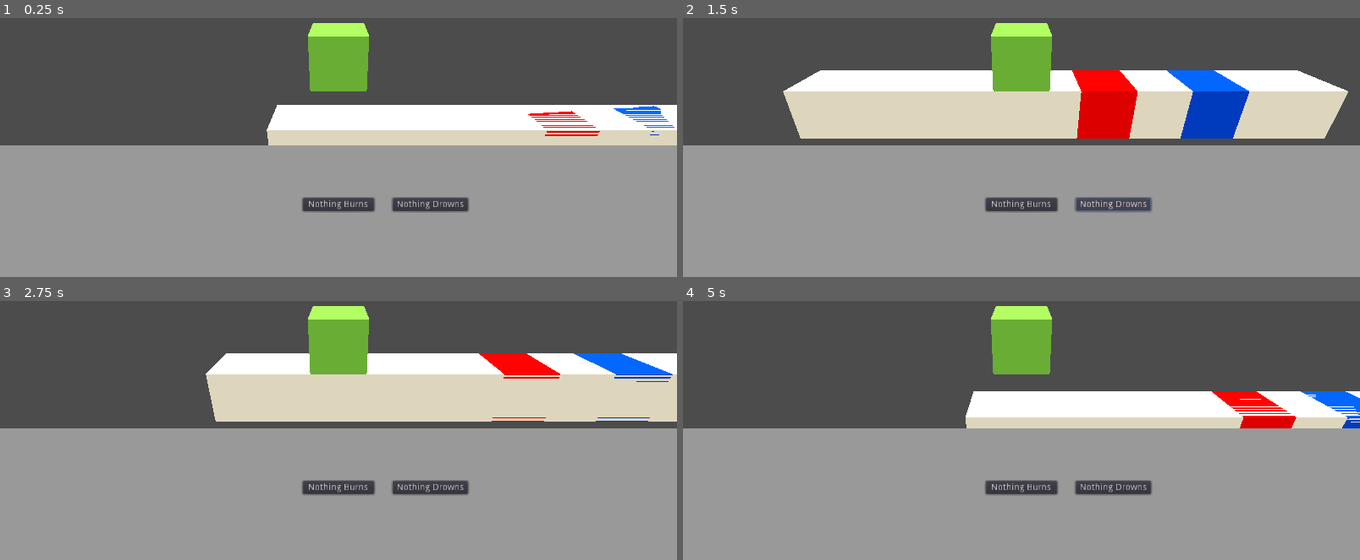
Above: before the commit, frames 1-4 (two rows, left to right).
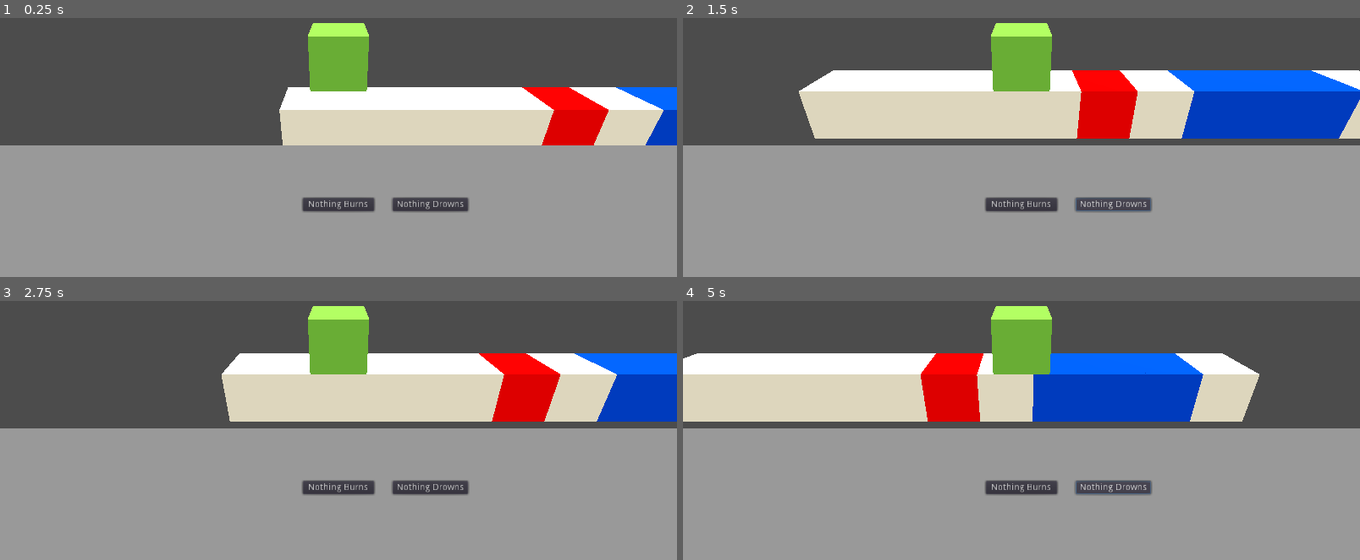
Above: after the commit, the same moments.

Repository: adngdb/ldjam45
Game: Godot game, scene res://Scenes/Main.tscn
The game is run twice, just before and just after one commit, with the same random seed, the same clock (stepped at 60 frames per second) and the same inputs.
Inputs:
- Up to frame 1 (0.25 s): no input
- Up to frame 2 (1.5 s): click "Nothing Burns" at 0.5 s; click "Nothing Drowns" at 1.25 s
- Up to frame 3 (2.75 s): click "Nothing Burns" at 2 s
- Up to frame 4 (5 s): click "Nothing Drowns" at 2.75 s; click "Nothing Burns" at 3.5 s; click "Nothing Drowns" at 4.25 s

The runs differ from the first frame. In frame 1, 9.5% of the frame differs, in the area x 39-100%, y 26-50%; in frame 2, 5.4%; in frame 3, 4.0%; in frame 4, 25%, in the area x 0-100%, y 20-75%.

Commit message:
Water is floor, sometimes

Diff:
--- a/Scenes/Level00.tscn
+++ b/Scenes/Level00.tscn
@@ -10,7 +10,7 @@
 [node name="Level00" type="Spatial"]
 
 [node name="MeshInstance" type="MeshInstance" parent="."]
-transform = Transform( 10, 0, 0, 0, 1, 0, 0, 0, 1, 8.4543, 0, 0 )
+editor/display_folded = true
 mesh = SubResource( 1 )
 material/0 = null
 
@@ -20,8 +20,86 @@
 [node name="CollisionShape" type="CollisionShape" parent="MeshInstance/StaticBody"]
 shape = SubResource( 2 )
 
+[node name="MeshInstance2" type="MeshInstance" parent="."]
+editor/display_folded = true
+transform = Transform( 1, 0, 0, 0, 1, 0, 0, 0, 1, 2, 0, 0 )
+mesh = SubResource( 1 )
+material/0 = null
+
+[node name="StaticBody" type="StaticBody" parent="MeshInstance2"]
+collision_layer = 4
+
+[node name="CollisionShape" type="CollisionShape" parent="MeshInstance2/StaticBody"]
+shape = SubResource( 2 )
+
+[node name="MeshInstance3" type="MeshInstance" parent="."]
+editor/display_folded = true
+transform = Transform( 1, 0, 0, 0, 1, 0, 0, 0, 1, 4, 0, 0 )
+mesh = SubResource( 1 )
+material/0 = null
+
+[node name="StaticBody" type="StaticBody" parent="MeshInstance3"]
+collision_layer = 4
+
+[node name="CollisionShape" type="CollisionShape" parent="MeshInstance3/StaticBody"]
+shape = SubResource( 2 )
+
+[node name="MeshInstance4" type="MeshInstance" parent="."]
+editor/display_folded = true
+transform = Transform( 1, 0, 0, 0, 1, 0, 0, 0, 1, 6, 0, 0 )
+mesh = SubResource( 1 )
+material/0 = null
+
+[node name="StaticBody" type="StaticBody" parent="MeshInstance4"]
+collision_layer = 4
+
+[node name="CollisionShape" type="CollisionShape" parent="MeshInstance4/StaticBody"]
+shape = SubResource( 2 )
+
+[node name="MeshInstance5" type="MeshInstance" parent="."]
+editor/display_folded = true
+transform = Transform( 1, 0, 0, 0, 1, 0, 0, 0, 1, 8, 0, 0 )
+mesh = SubResource( 1 )
+material/0 = null
+
+[node name="StaticBody" type="StaticBody" parent="MeshInstance5"]
+collision_layer = 4
+
+[node name="CollisionShape" type="CollisionShape" parent="MeshInstance5/StaticBody"]
+shape = SubResource( 2 )
+
 [node name="Fire" parent="." instance=ExtResource( 1 )]
 transform = Transform( 1, 0, 0, 0, 1, 0, 0, 0, 1, 10, 0, 0 )
 
+[node name="MeshInstance6" type="MeshInstance" parent="."]
+editor/display_folded = true
+transform = Transform( 1, 0, 0, 0, 1, 0, 0, 0, 1, 12, 0, 0 )
+mesh = SubResource( 1 )
+material/0 = null
+
+[node name="StaticBody" type="StaticBody" parent="MeshInstance6"]
+collision_layer = 4
+
+[node name="CollisionShape" type="CollisionShape" parent="MeshInstance6/StaticBody"]
+shape = SubResource( 2 )
+
 [node name="Water" parent="." instance=ExtResource( 2 )]
-transform = Transform( 1, 0, 0, 0, 1, 0, 0, 0, 1, 13.9524, 0, 0 )
+transform = Transform( 1, 0, 0, 0, 1, 0, 0, 0, 1, 16, 0, 0 )
+
+[node name="Water3" parent="." instance=ExtResource( 2 )]
+transform = Transform( 1, 0, 0, 0, 1, 0, 0, 0, 1, 18, 0, 0 )
+
+[node name="Water2" parent="." instance=ExtResource( 2 )]
+transform = Transform( 1, 0, 0, 0, 1, 0, 0, 0, 1, 14, 0, 0 )
+
+[node name="MeshInstance7" type="MeshInstance" parent="."]
+editor/display_folded = true
+transform = Transform( 1, 0, 0, 0, 1, 0, 0, 0, 1, 20, 0, 0 )
+mesh = SubResource( 1 )
+material/0 = null
+
+[node name="StaticBody" type="StaticBody" parent="MeshInstance7"]
+collision_layer = 4
+
+[node name="CollisionShape" type="CollisionShape" parent="MeshInstance7/StaticBody"]
+shape = SubResource( 2 )
--- a/Scenes/Main.tscn
+++ b/Scenes/Main.tscn
@@ -10,7 +10,7 @@
 transform = Transform( -0.778903, 0.422419, 0.463544, 0.627071, 0.51328, 0.58594, 0.00958414, 0.747065, -0.664682, 0, 17.6372, 0 )
 
 [node name="Player" parent="." instance=ExtResource( 1 )]
-transform = Transform( 1, 0, 0, 0, 1, 0, 0, 0, 1, 0, 3.86656, 0 )
+transform = Transform( 1, 0, 0, 0, 1, 0, 0, 0, 1, 0, 3, 0 )
 
 [node name="Camera" type="Camera" parent="Player"]
 transform = Transform( 1, 0, 0, 0, 0.917082, 0.3987, 0, -0.3987, 0.917082, 0, 3.37084, 10 )
--- a/Scenes/Water.tscn
+++ b/Scenes/Water.tscn
@@ -1,16 +1,16 @@
 [gd_scene load_steps=6 format=2]
 
-[ext_resource path="res://Scripts/Element.gd" type="Script" id=1]
+[ext_resource path="res://Scripts/Water.gd" type="Script" id=1]
 
 [sub_resource type="BoxShape" id=1]
-extents = Vector3( 1, 1.68539, 1 )
+margin = 0.001
 
-[sub_resource type="BoxShape" id=2]
+[sub_resource type="CubeMesh" id=2]
 
-[sub_resource type="CubeMesh" id=3]
+[sub_resource type="SpatialMaterial" id=3]
+albedo_color = Color( 0, 0.27451, 1, 1 )
 
-[sub_resource type="SpatialMaterial" id=4]
-albedo_color = Color( 0, 0.27451, 1, 1 )
+[sub_resource type="BoxShape" id=4]
 
 [node name="Water" type="Area"]
 collision_layer = 2
@@ -18,17 +18,17 @@
 rule = 2
 
 [node name="TriggerZone" type="CollisionShape" parent="."]
-transform = Transform( 1, 0, 0, 0, 1, 0, 0, 0, 1, 0, 1, 0 )
+transform = Transform( 1, 0, 0, 0, 1, 0, 0, 0, 1, 0, -2, 0 )
 shape = SubResource( 1 )
 
 [node name="Floor" type="StaticBody" parent="."]
 collision_layer = 2
 
+[node name="MeshInstance" type="MeshInstance" parent="Floor"]
+mesh = SubResource( 2 )
+material/0 = SubResource( 3 )
+
 [node name="CollisionShape" type="CollisionShape" parent="Floor"]
-shape = SubResource( 2 )
-
-[node name="MeshInstance" type="MeshInstance" parent="Floor"]
-mesh = SubResource( 3 )
-material/0 = SubResource( 4 )
+shape = SubResource( 4 )
 [connection signal="body_entered" from="." to="." method="_on_body_entered"]
 [connection signal="body_exited" from="." to="." method="_on_body_exited"]
--- /dev/null
+++ b/Scripts/Water.gd
@@ -0,0 +1,6 @@
+extends "res://Scripts/Element.gd"
+
+func _process(delta):
+	._process(delta)
+
+	$Floor/CollisionShape.disabled = not rule in State.rules_active
